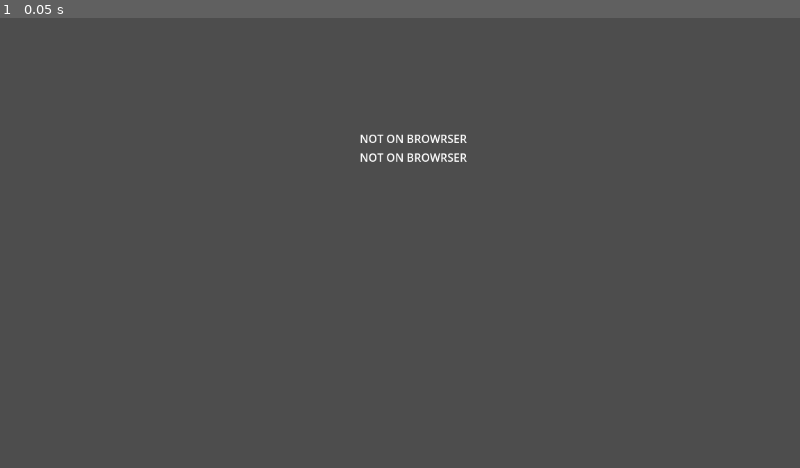
Above: before the commit, frame 1.
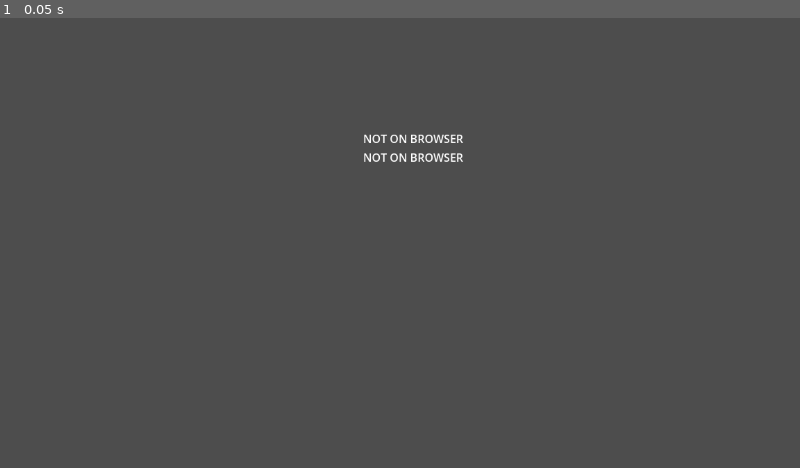
Above: after the commit, the same moment.

Repository: thmsdmp-lgtm/TIPNav-Prototype
Game: Godot game, scene res://scenes/main.tscn
Two runs of this game, one before a commit and one after it. Both use one fixed random seed, a clock stepped at 60 frames per second and the inputs below.
Inputs:
- Up to frame 1 (0.05 s): no input

The runs differ from the first frame. In frame 1, 0.4% of the frame differs, in the area x 45-59%, y 25-32%.

Commit message:
Update gps_manager.gd

Diff:
--- a/scripts/gps_manager.gd
+++ b/scripts/gps_manager.gd
@@ -7,18 +7,31 @@
 @onready var latLabel = $"../userInterface/CanvasLayer/Container/Lat"
 @onready var longLabel = $"../userInterface/CanvasLayer/Container/Long"
 
+# We will use a dedicated timer instead of _process
+var update_timer: Timer
+
 func _ready() -> void:
-	# Only execute if we are running in a web browser export
 	if OS.has_feature("web"):
 		_success_callback_ref = JavaScriptBridge.create_callback(_on_gps_success)
 		_error_callback_ref = JavaScriptBridge.create_callback(_on_gps_error)
+
+		# Setup a safe loop using a real Timer node
+		update_timer = Timer.new()
+		update_timer.wait_time = 0.5
+		update_timer.autostart = true
+		update_timer.timeout.connect(request_gps_location)
+		add_child(update_timer)
+
+		# Fire once immediately
 		request_gps_location()
 	else:
-		latLabel.text = "NOT ON BROWRSER"
-		longLabel.text = "NOT ON BROWRSER"
+		latLabel.text = "NOT ON BROWSER"
+		longLabel.text = "NOT ON BROWSER"
 		print("GPS retrieval via JavaScriptBridge is only supported on Web builds.")
 
 func request_gps_location() -> void:
+	print("Attempting to fetch GPS...") # This will let you know it's ticking
+
 	var window = JavaScriptBridge.get_interface("window")
 	if not window:
 		print("Failed to get window interface.")
@@ -27,22 +40,18 @@
 
 	var navigator = window.navigator
 	if not navigator or not navigator.geolocation:
-		latLabel.text = "FAILED TO GET GPS OR NOT SUPPORTED"
-		print("Geolocation is not supported by this browser.")
+		latLabel.text = "FAILED TO GET GPS"
+		print("Geolocation is not supported or blocked by browser security.")
 		return
-
-	# Create JavaScript options: { enableHighAccuracy: true, timeout: 5000, maximumAge: 0 }
 
 	var options = JavaScriptBridge.create_object("Object")
 	options.enableHighAccuracy = true
 	options.timeout = 5000
 	options.maximumAge = 0
 
-	# Call navigator.geolocation.getCurrentPosition(success_callback, error_callback)
-	navigator.geolocation.getCurrentPosition(_success_callback_ref, _error_callback_ref,options)
+	navigator.geolocation.getCurrentPosition(_success_callback_ref, _error_callback_ref, options)
 
 func _on_gps_success(args: Array) -> void:
-	# args[0] contains the JavaScript 'position' object
 	var position = args[0]
 	var coords = position.coords
 
@@ -52,16 +61,9 @@
 
 	latLabel.text = str(latitude)
 	longLabel.text = str(longitude)
-	print("Latitude: ", latitude)
-	print("Longitude: ", longitude)
-	print("Accuracy (meters): ", accuracy)
+	print("SUCCESS! Lat: ", latitude, " | Long: ", longitude, " | Accuracy: ", accuracy)
 
 func _on_gps_error(args: Array) -> void:
-	# args[0] contains the JavaScript 'GeolocationPositionError' object
 	var error = args[0]
-	print("Error code: ", error.code, " | Message: ", error.message)
-
-func _process(delta: float) -> void:
-	await get_tree().create_timer(.5).timeout
-	if OS.has_feature("web"):
-		request_gps_location()
+	latLabel.text = "GPS ERROR: " + str(error.code)
+	print("GPS Error code: ", error.code, " | Message: ", error.message)
